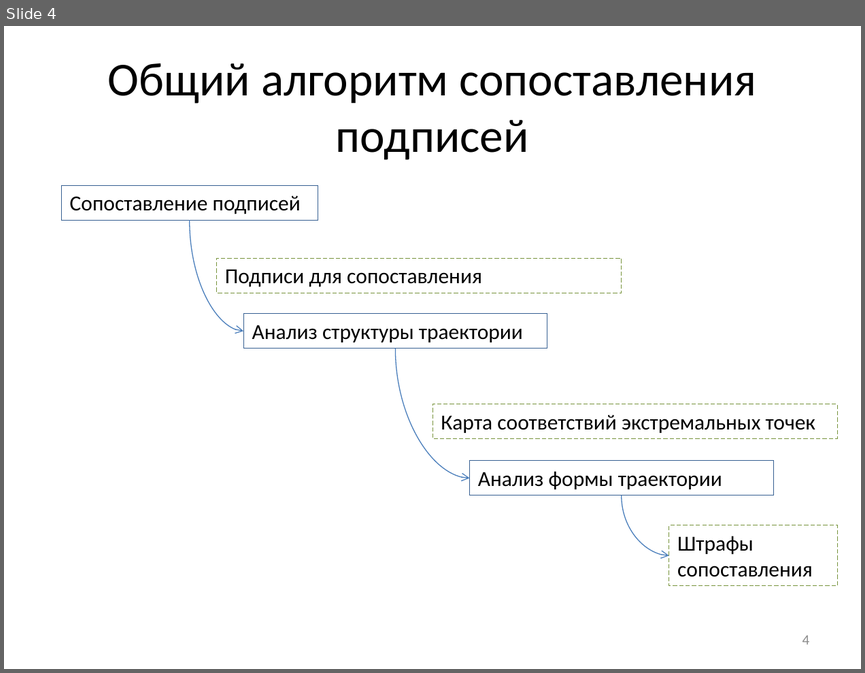
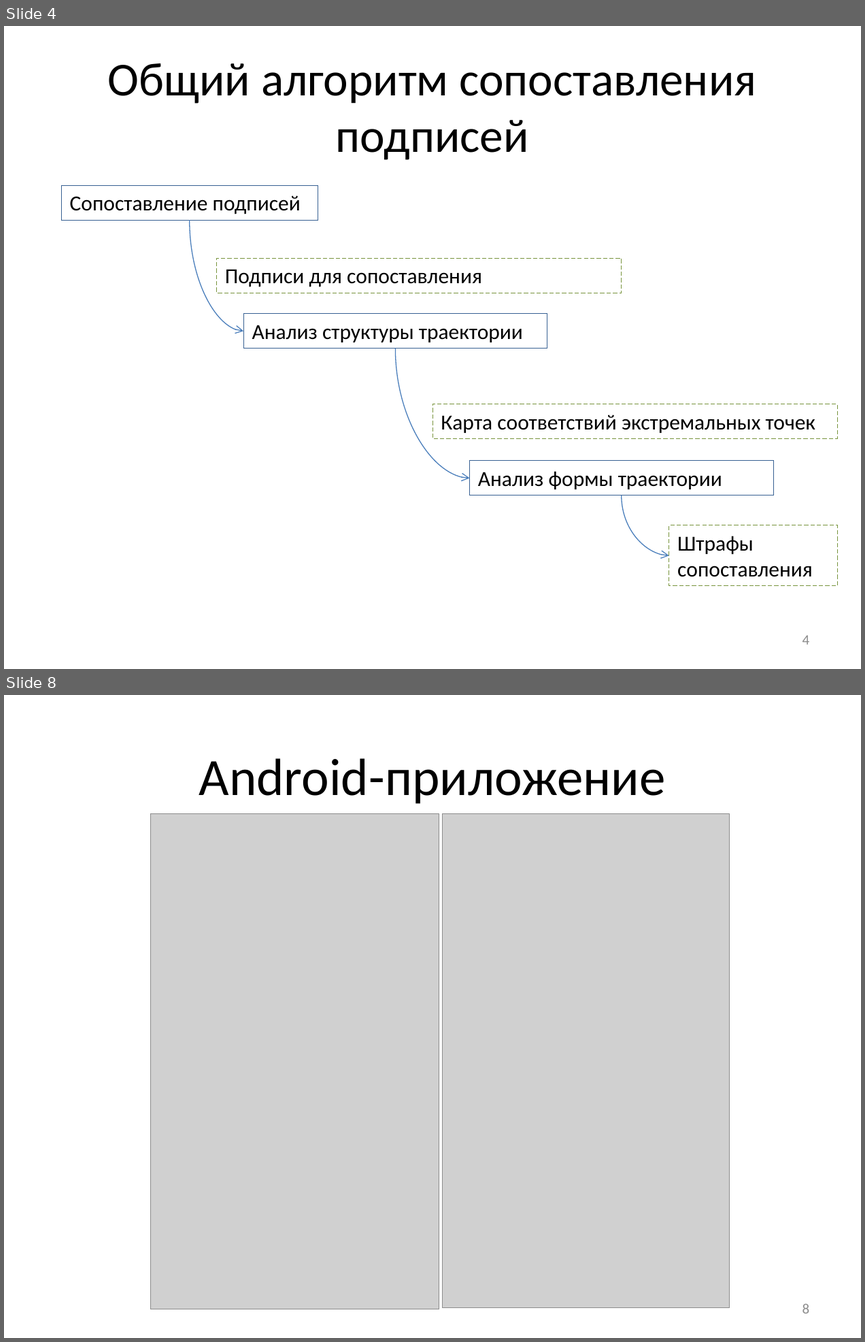
Before and after one commit to ilionsd/explanatory_note, a slide deck: Диплом.Презентация.pptx. Shown one above the other, each under a label of ours: slide 4 before the commit, slides 4 and 8 after it; the slides between them are not shown. The pictures are 865x673 and 865x1342 pixels, drawn with LibreOffice and Linux fonts; fonts in the diff are those of the drawing; grey boxes stand for pictures. Boxes give left, top, right and bottom in pixels: in the first picture for what was removed or moved away, otherwise in the second. Text is boxed around its words. In the diff, an @@ line names an element or a change of style, - is before the commit and + after.

```diff
--- a/Диплом.Презентация.pptx
+++ b/Диплом.Презентация.pptx
@@ slide 8 added at [4,695,861,1338], background #FFFFFF @@
@@ title added at [199,758,666,804], 44 pt, text #000000 @@
+Android-приложение
@@ picture added at [150,814,439,1309] @@
@@ picture added at [443,814,730,1308] @@
@@ page number added at [802,1304,810,1313], 12 pt, text #8C8C8C @@
+8
```
Also in this commit, not shown: 4 slides changed, 2 other slides added, 2 slides removed, 8 other files.
